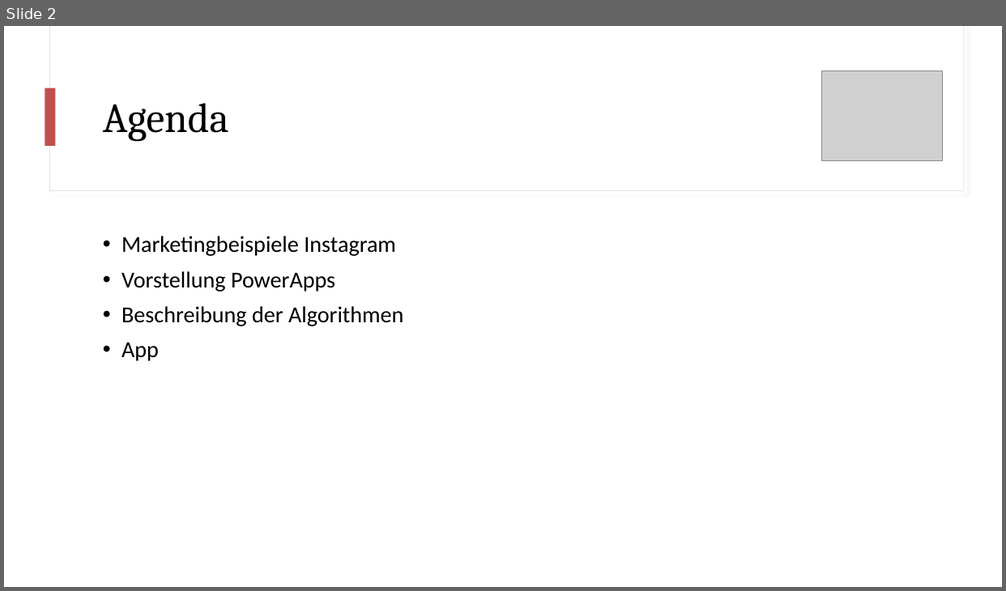
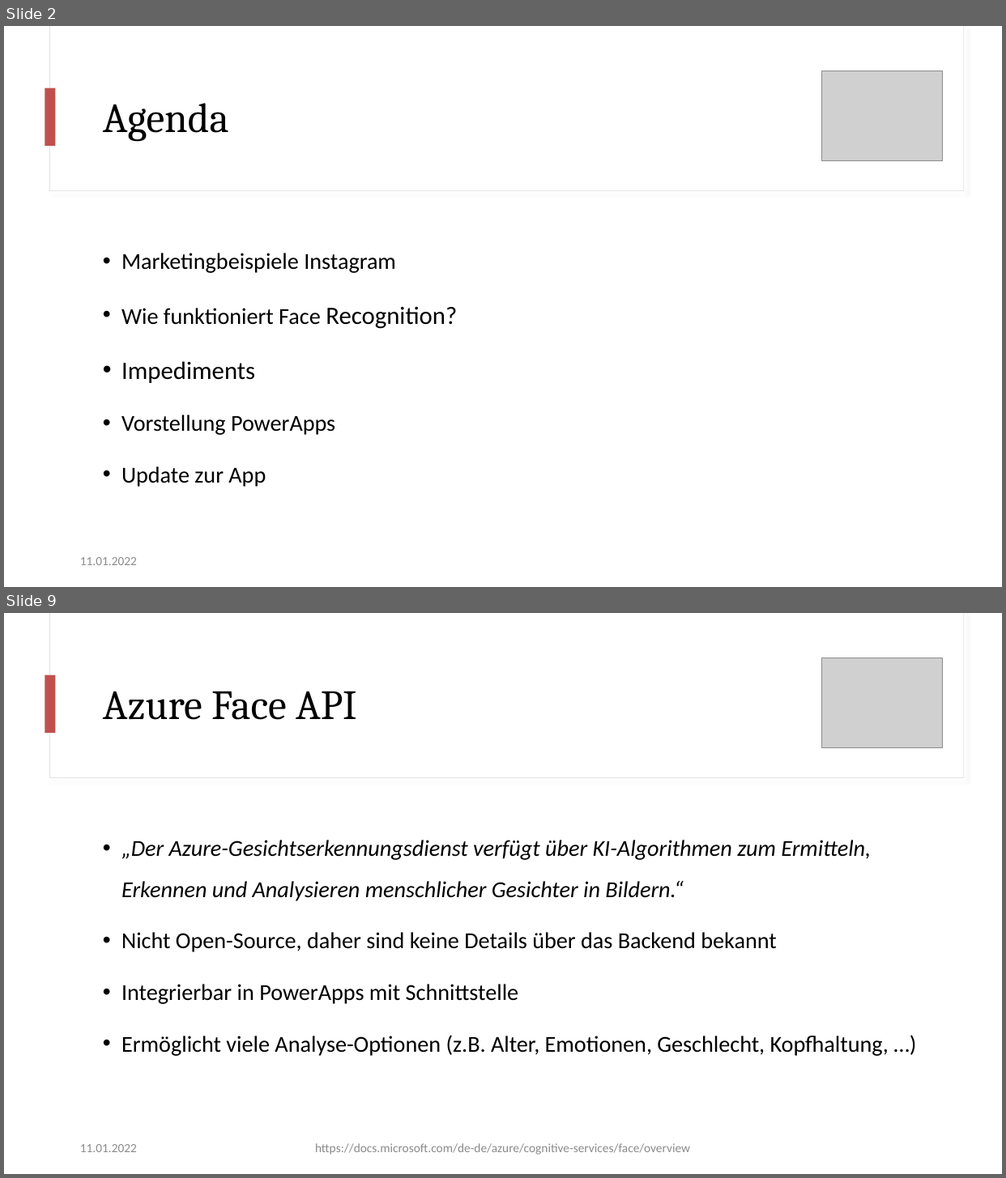
Before and after one commit to florian-frey/FaceBank, a slide deck: presentations/presentation-22_01_13.pptx. Shown one above the other, each under a label of ours: slide 2 before the commit, slides 2 and 9 after it; the slides between them are not shown. The pictures are 1006x591 and 1006x1178 pixels, drawn with LibreOffice and Linux fonts; fonts in the diff are those of the drawing; grey boxes stand for pictures. Boxes give left, top, right and bottom in pixels: in the first picture for what was removed or moved away, otherwise in the second. Text is boxed around its words. In the diff, an @@ line names an element or a change of style, - is before the commit and + after.

```diff
--- a/presentations/presentation-22_01_13.pptx
+++ b/presentations/presentation-22_01_13.pptx
@@ slide 9 added at (4,613,1002,1174), background #FFFFFF @@
@@ rectangle added at (49,613,964,778), fill #FFFFFF, outline #E1E1E1 0.75 pt @@
@@ rectangle added at (50,613,964,777), fill #FFFFFF @@
@@ picture added at (822,658,942,747) @@
@@ rectangle added at (45,675,56,733), fill #C0504D @@
@@ title added at (103,691,357,720), 40 pt, text #000000 @@
+Azure Face API
@@ text added at (121,840,889,1056), 22 pt, text #000000 @@
+• „Der Azure-Gesichtserkennungsdienst verfügt über KI-Algorithmen zum Ermitteln, Erkennen und Analysieren menschlicher Gesichter in Bildern.“
+• Nicht Open-Source, daher sind keine Details über das Backend bekannt
+• Integrierbar in PowerApps mit Schnittstelle
+• Ermöglicht viele Analyse-Optionen (z.B. Alter, Emotionen, Geschlecht, Kopfhaltung, …)
@@ text added at (80,1144,137,1152), 12 pt, text #8C8C8C @@
+11.01.2022
@@ text added at (315,1144,690,1155), 12 pt, text #8C8C8C @@
+https://docs.microsoft.com/de-de/azure/cognitive-services/face/overview
@@ slide 2 changed as well @@
@@ text at (121,253,396,435): line spacing 0.9 to 1.5 @@
@@ text at (121,306,457,383): paragraphs added @@
+• Wie funktioniert Face Recognition?
+• Impediments
@@ text at (121,467,266,487): text changed @@
-• Beschreibung der Algorithmen
-• App
+• Update zur App
@@ text added at (80,557,137,565), 12 pt, text #8C8C8C @@
+11.01.2022
```
Also in this commit, not shown: 1 other slide changed, 7 other slides added, 1 slide removed.
